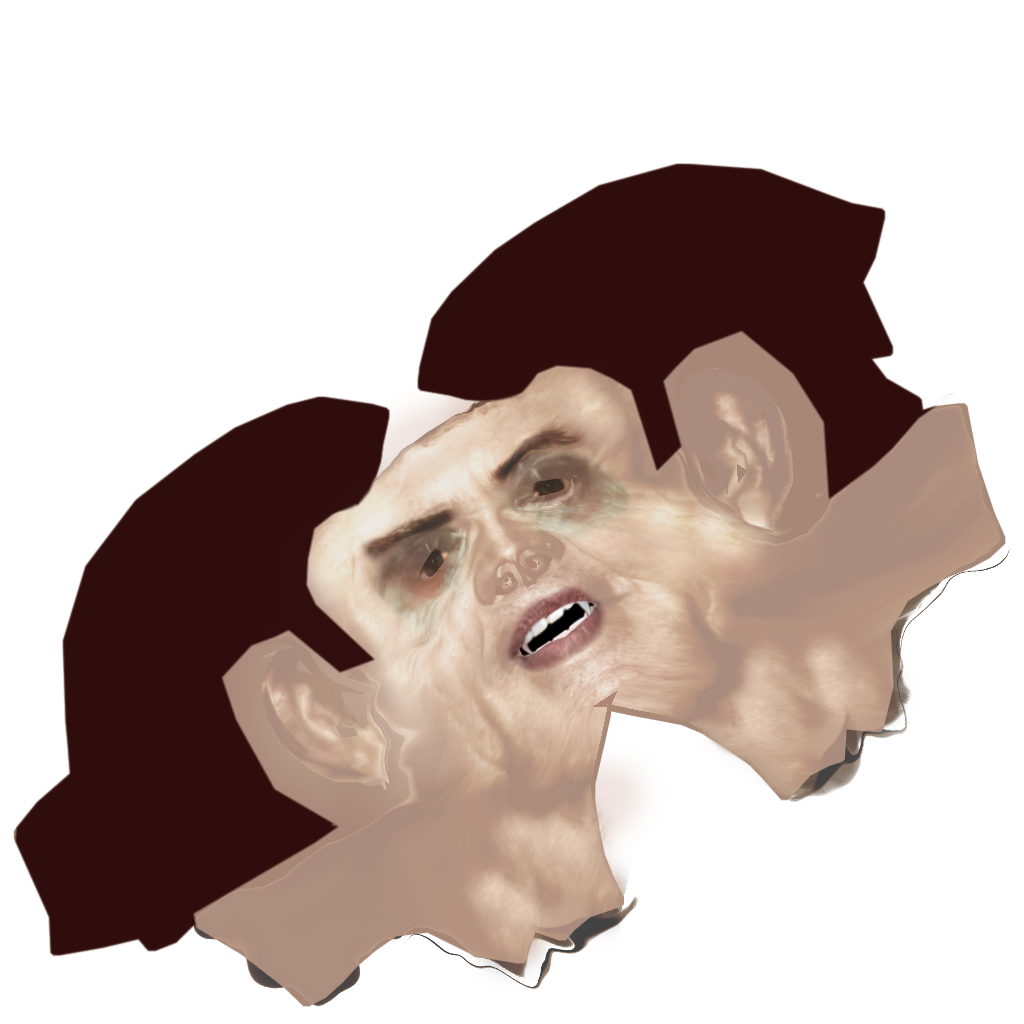
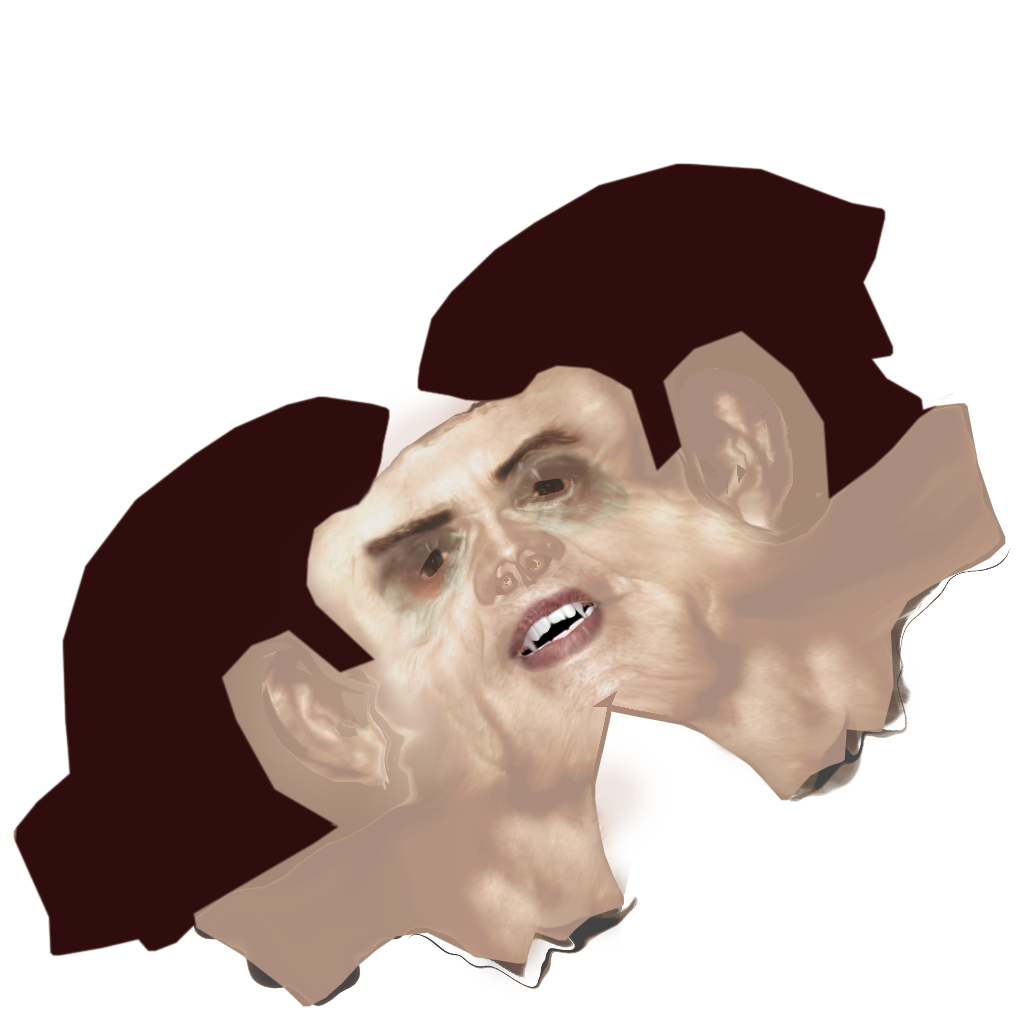
Layered file, before and after one edit (1024×1024). Changes by layer:
painted on "Teeth Upper" over [519, 596, 593, 657]
